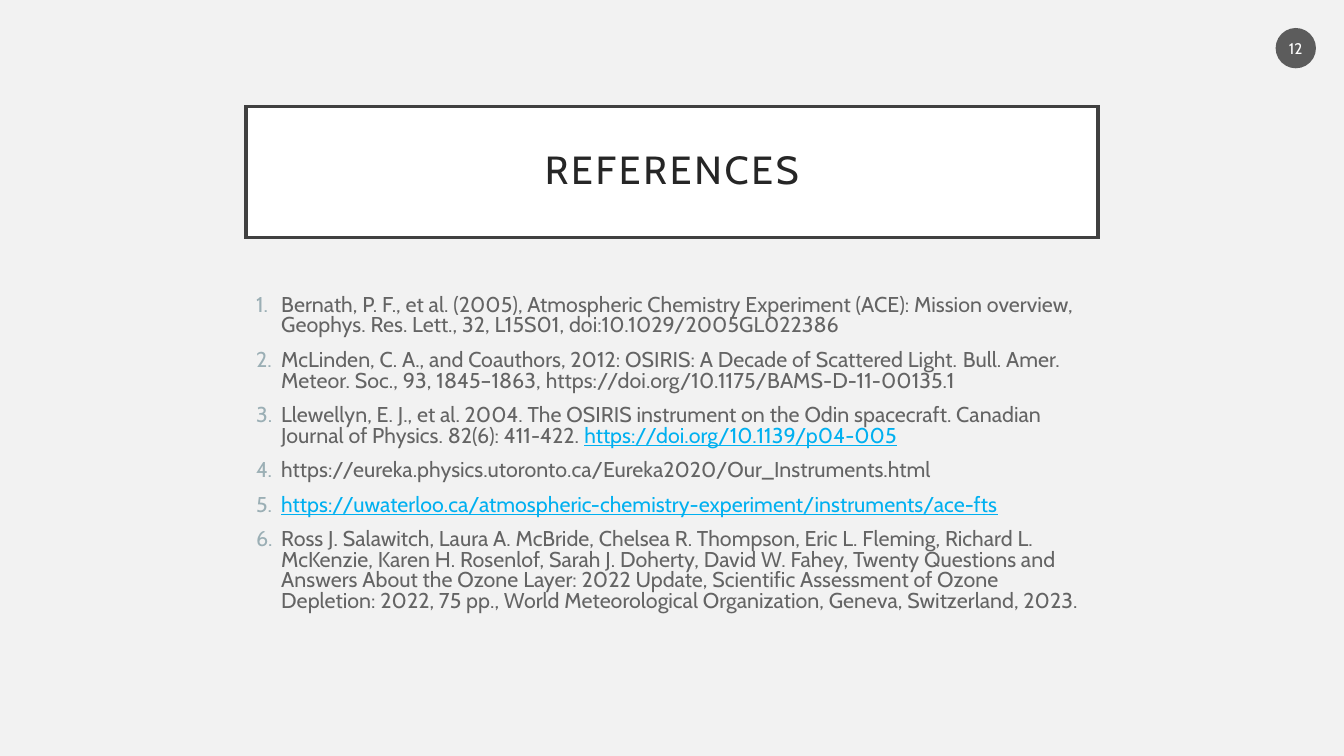
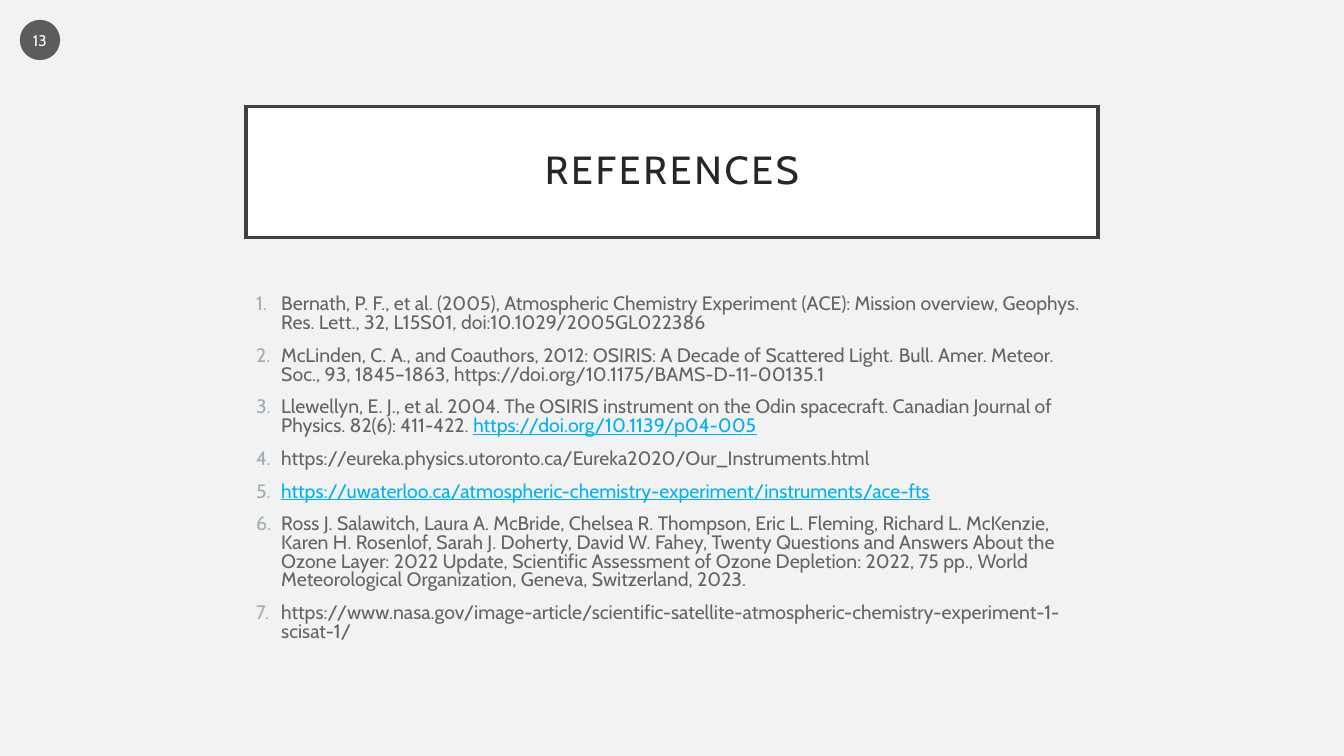
Before and after one commit to Sallamsaka/ozone-measurement-comparison, a slide deck: slide 13 of Midterm Presentation1.pptx (slide 12 before the commit). Drawn at 1344x756 pixels with LibreOffice and Linux fonts; fonts in the diff are those of the drawing. Boxes give left, top, right and bottom in pixels: in the first picture for what was removed or moved away, otherwise in the second. Text is boxed around its words. In the diff, an @@ line names an element or a change of style, - is before the commit and + after.

```diff
--- a/Midterm Presentation1.pptx
+++ b/Midterm Presentation1.pptx
@@ page number added at [20,20,60,60], fill #1D1D1D at 70% opacity, 11 pt, text #FFFFFF @@
+13
@@ page number removed at [1276,28,1317,69] @@
-12
@@ text at [281,295,1080,591]: size 15.3 to 13.9 pt in "Bernath, P. F., et al. (2005), Atmospheric ...", "McLinden, C. A., and Coauthors, 2012: OSIRIS: ...", "Llewellyn, E. J., et al. 2004. The ...", "https://eureka.physics.utoronto.ca/Eureka2020/Our_Instrument ..." and 2 more places @@
@@ text at [281,604,1059,640]: paragraph added @@
+7. https://www.nasa.gov/image-article/scientific-satellite-atmospheric-chemistry-experiment-1-scisat-1/
```
Also in this commit, not shown: 12 other slides changed, 1 slide added, 1 slide removed, 21 other files.
